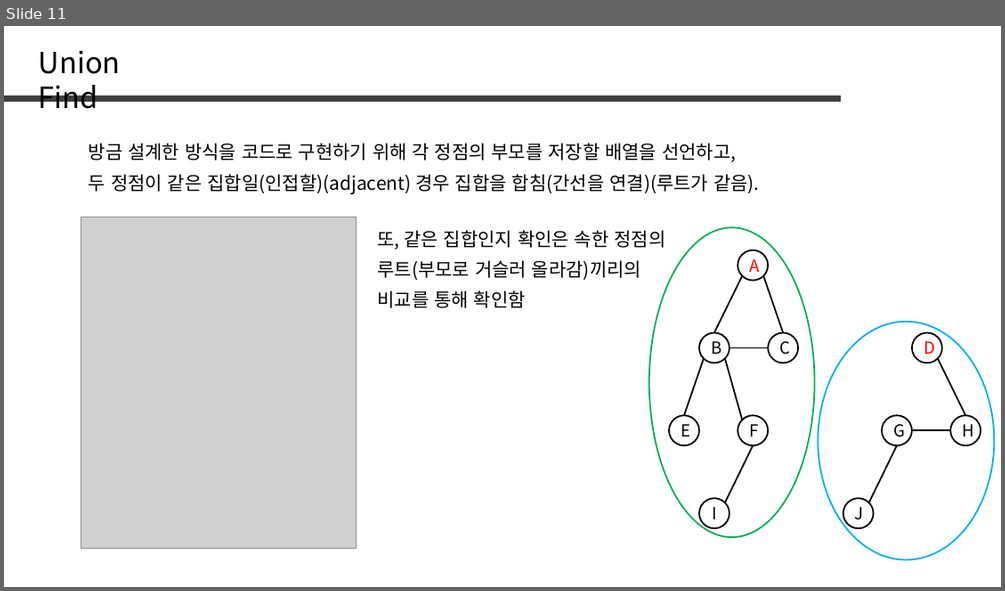
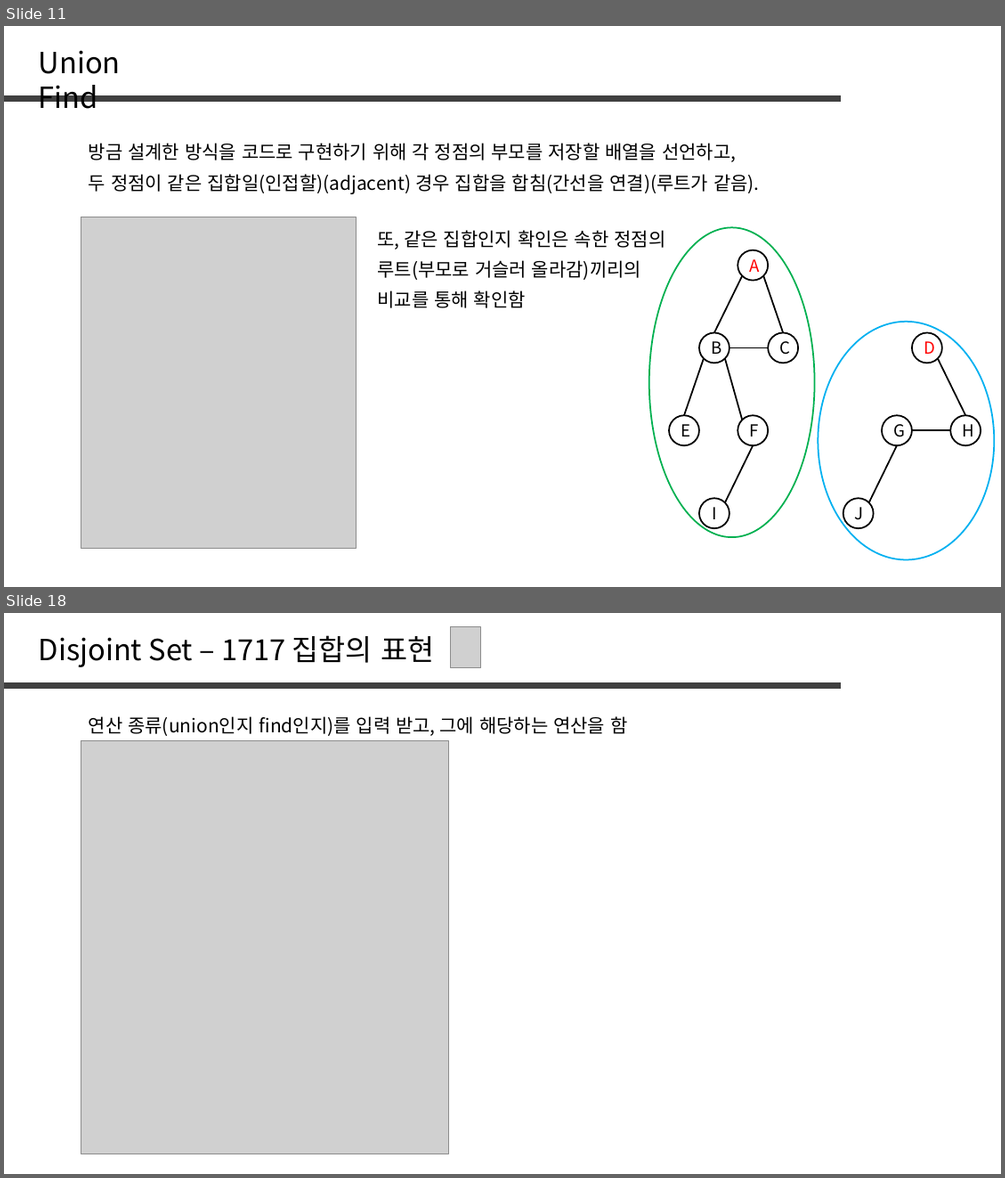
Before and after one commit to jaehoo1/PS-study, a slide deck: study/10_Disjoint Set.pptx. Shown one above the other, each under a label of ours: slide 11 before the commit, slides 11 and 18 after it; the slides between them are not shown. The pictures are 1005x591 and 1005x1178 pixels, drawn with LibreOffice and Linux fonts; fonts in the diff are those of the drawing; grey boxes stand for pictures. Boxes give left, top, right and bottom in pixels: in the first picture for what was removed or moved away, otherwise in the second. Text is boxed around its words. In the diff, an @@ line names an element or a change of style, - is before the commit and + after.

```diff
--- a/study/10_Disjoint Set.pptx
+++ b/study/10_Disjoint Set.pptx
@@ slide 18 added at bbox=[4, 613, 1001, 1174], background #FFFFFF @@
@@ text added at bbox=[39, 635, 434, 667], 28 pt, text #000000 @@
+Disjoint Set – 1717 집합의 표현
@@ picture added at bbox=[451, 627, 481, 668] @@
@@ line added from (4, 686) to (841, 686), #404040 6 pt @@
@@ text added at bbox=[89, 716, 627, 736], 18 pt, text #000000 @@
+연산 종류(union인지 find인지)를 입력 받고, 그에 해당하는 연산을 함
@@ picture added at bbox=[81, 741, 449, 1153] @@
```
Also in this commit, not shown: 1 slide changed, 21 other slides added, 46 slides removed.
